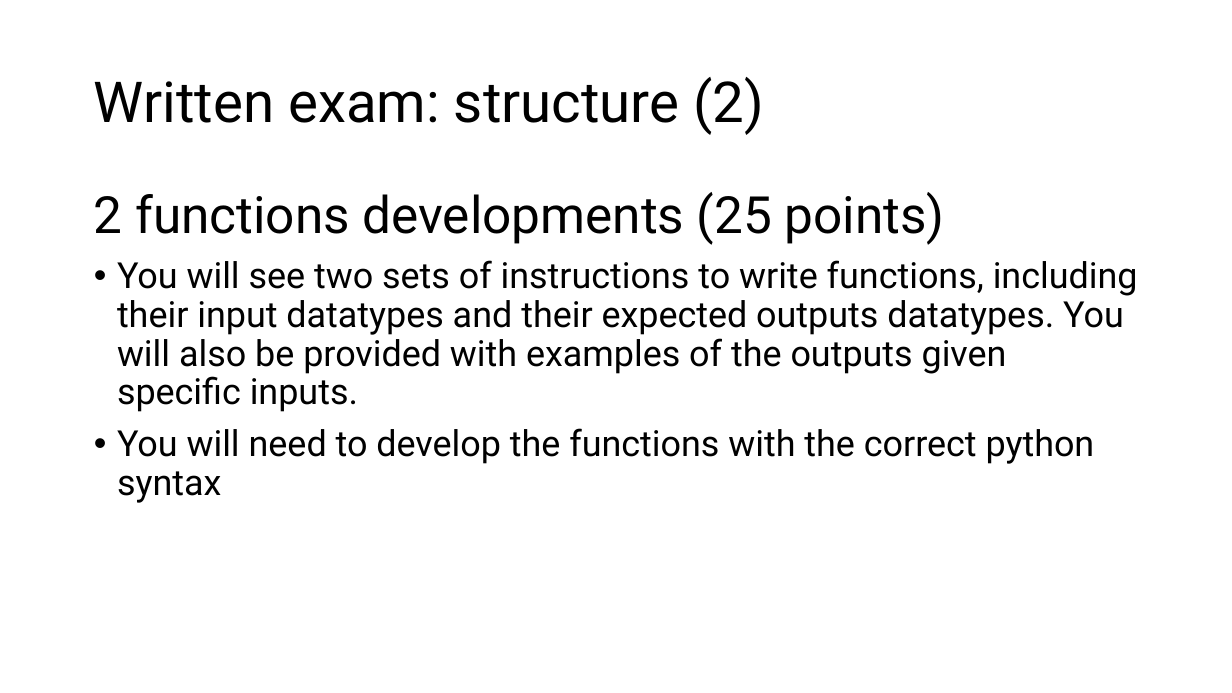
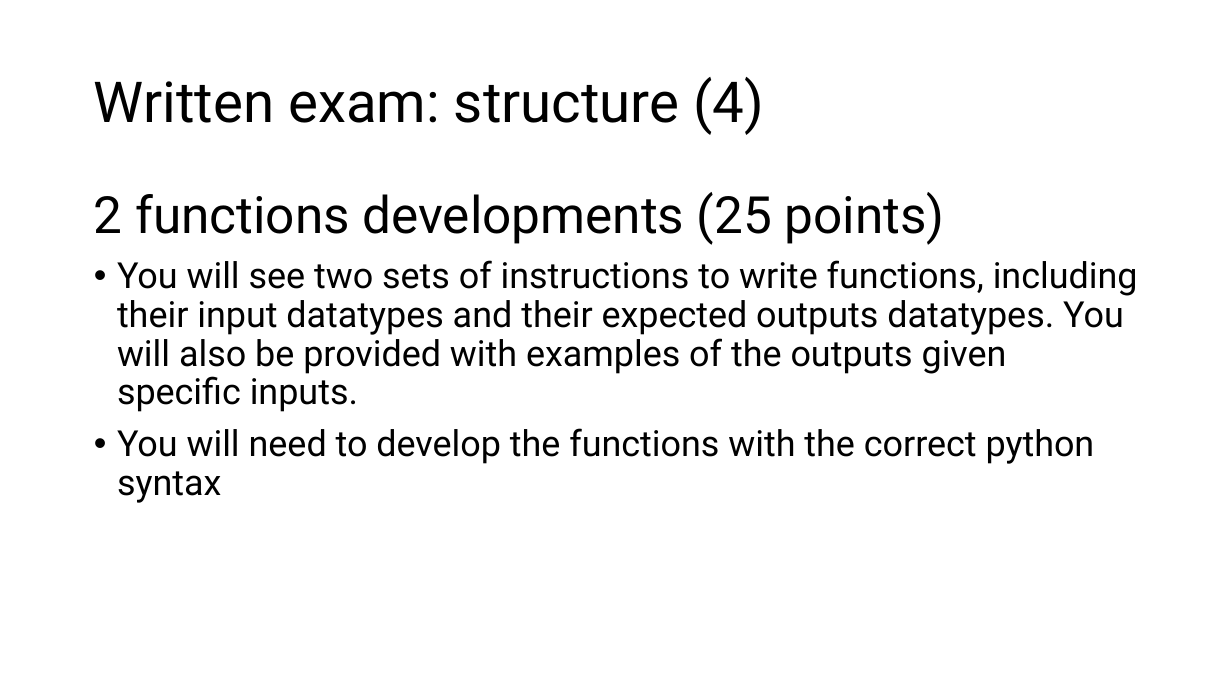
Before and after one commit to EvanEames/IPFH2526, a slide deck: slide 6 of ITP4Hexamguidelines.pptx. Drawn at 1232x693 pixels with LibreOffice and Linux fonts; fonts in the diff are those of the drawing. Boxes give left, top, right and bottom in pixels: in the first picture for what was removed or moved away, otherwise in the second. Text is boxed around its words. In the diff, an @@ line names an element or a change of style, - is before the commit and + after.

```diff
--- a/ITP4Hexamguidelines.pptx
+++ b/ITP4Hexamguidelines.pptx
@@ title at bbox=[94, 77, 764, 135]: text changed @@
-Written exam: structure (2)
+Written exam: structure (4)
```
Also in this commit, not shown: 1 other slide changed.
